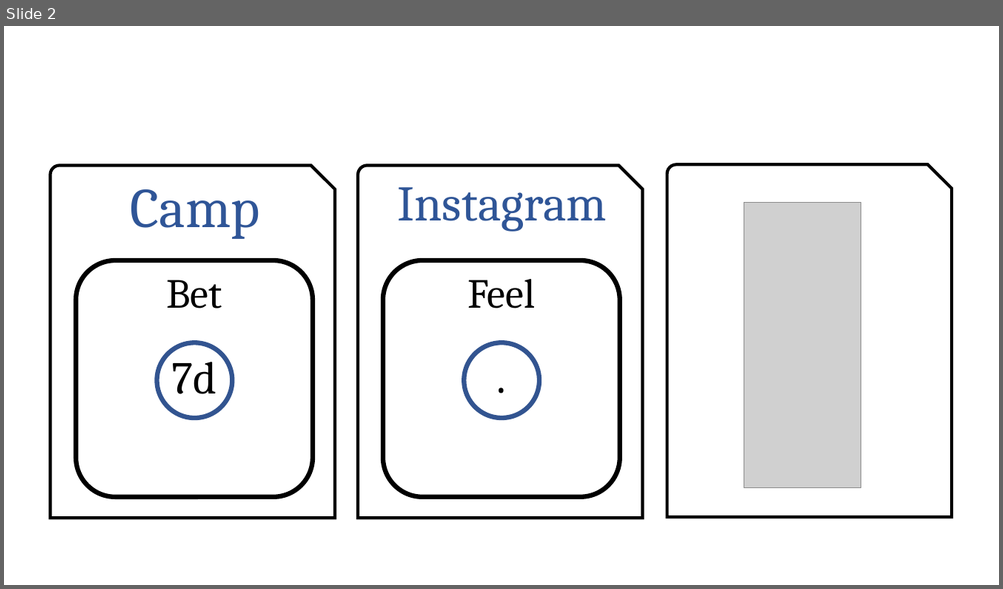
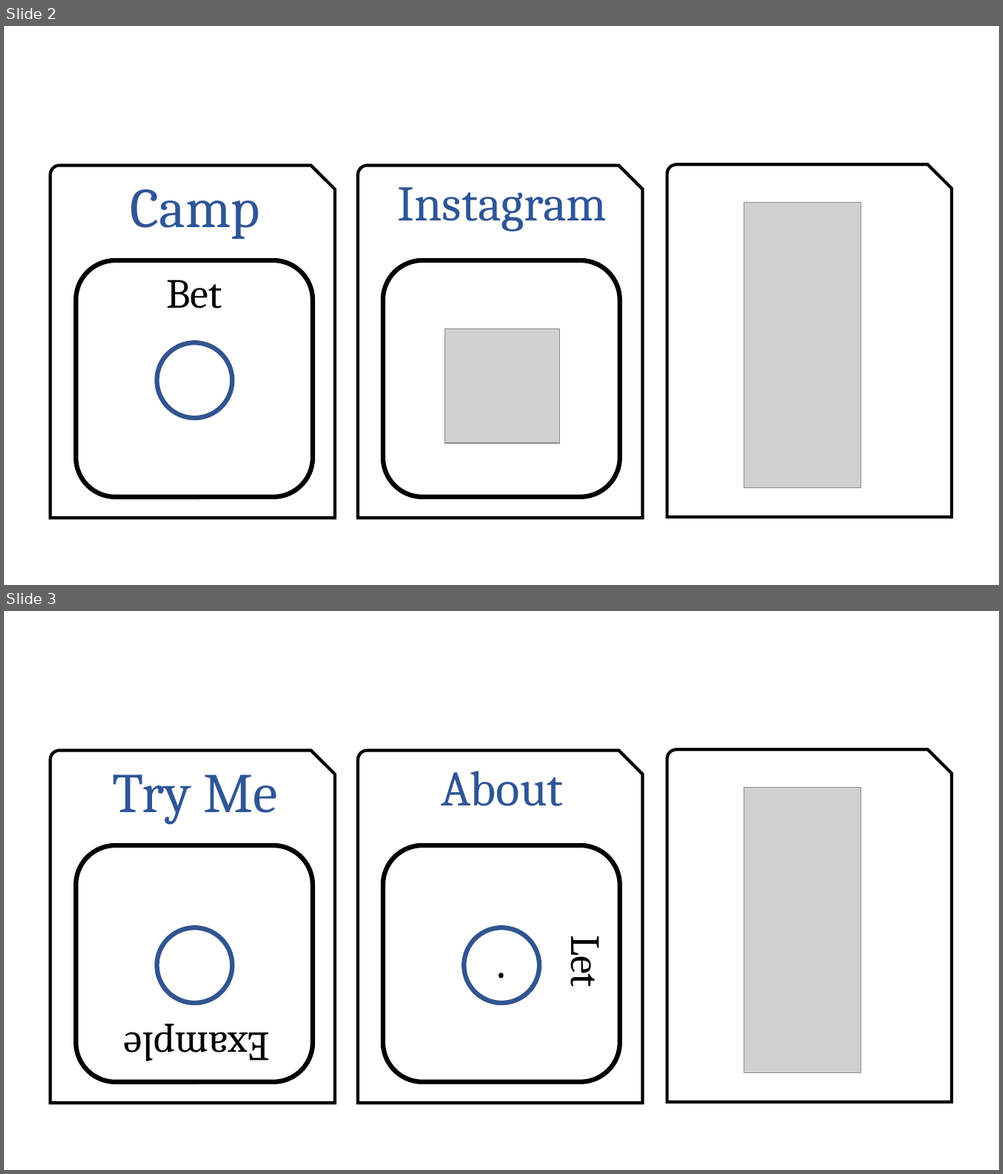
Before and after one commit to skilled-reflection/skilled-reflection.github.io, a slide deck: figs/web-icons.pptx. Shown one above the other, each under a label of ours: slide 2 before the commit, slides 2 and 3 after it. The pictures are 1003x589 and 1003x1174 pixels, drawn with LibreOffice and Linux fonts; fonts in the diff are those of the drawing; grey boxes stand for pictures. Boxes give left, top, right and bottom in pixels: in the first picture for what was removed or moved away, otherwise in the second. Text is boxed around its words. In the diff, an @@ line names an element or a change of style, - is before the commit and + after.

```diff
--- a/figs/web-icons.pptx
+++ b/figs/web-icons.pptx
@@ slide 3 added at [4,611,999,1170], background #FFFFFF @@
@@ snip round rect added at [51,751,335,1103], fill #FFFFFF, outline #000000 3 pt @@
@@ snip round rect added at [358,751,642,1103], fill #FFFFFF, outline #000000 3 pt @@
@@ snip round rect added at [667,750,951,1102], fill #FFFFFF, outline #000000 3 pt @@
@@ text added at [113,775,277,824], 54 pt, text #2F5597 @@
+Try Me
@@ text added at [441,771,563,806], 48 pt, text #2F5597 @@
+About
@@ picture added at [744,788,861,1073] @@
@@ rounded rectangle added at [76,846,312,1082], fill #FFFFFF, outline #000000 4.5 pt @@
@@ ellipse added at [157,928,233,1003], fill #FFFFFF, outline #325491 4.5 pt @@
@@ group added at [383,846,620,1082]: 2 texts, 1 rounded rectangle, 1 ellipse @@
+Let
+.
@@ text added at [124,1028,270,1062], 40 pt, text #000000 @@
+Example
@@ slide 2 changed as well @@
@@ text removed at [468,279,535,309] @@
-Feel
@@ picture added at [445,329,559,443] @@
@@ text removed at [172,352,217,395] @@
-7d
@@ text removed at [460,345,543,409] @@
-.
@@ ellipse removed at [464,343,539,418] @@
```
Also in this commit, not shown: 1 other slide changed.
